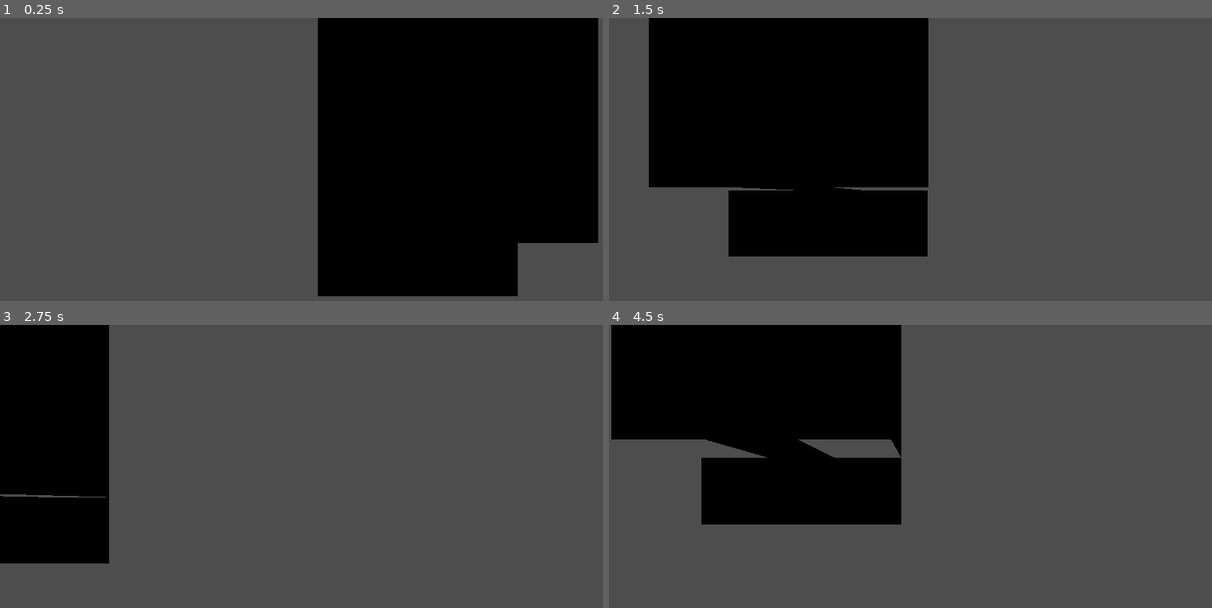
Above: before the commit, frames 1-4 (two rows, left to right).
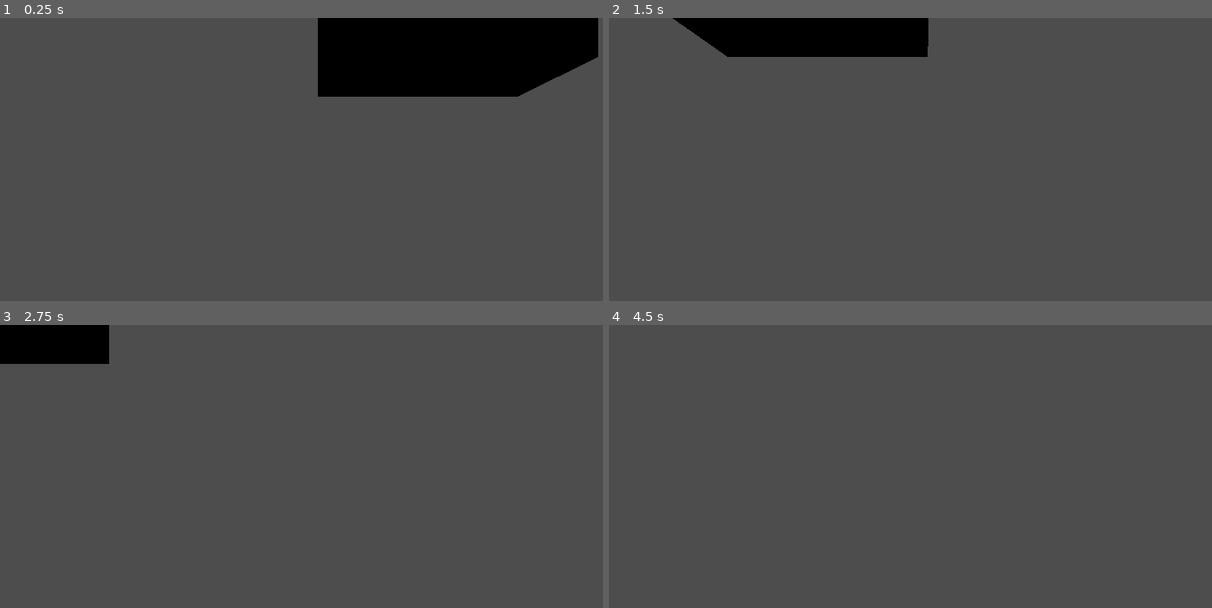
Above: after the commit, the same moments.

Repository: jpw1991/godot-test
Game: Godot game, scene res://root.tscn
The game is run twice, just before and just after one commit, with the same random seed, the same clock (stepped at 60 frames per second) and the same inputs.
Inputs (mouse positions are in pixels of both pictures, inside the frame that each line leads up to):
- Up to frame 1 (0.25 s): no input
- Up to frame 2 (1.5 s): tap Enter at 0.5 s; move the mouse to (1067, 179) at 0.52 s; hold D 0.53-1.25 s; tap Q at 0.6 s; click (1067, 179) at 0.67 s; drag from (801, 213) to (892, 267) at 1.27 s
- Up to frame 3 (2.75 s): tap Space at 2 s; move the mouse to (379, 424) at 2.02 s; hold D from 2.03 s (still down); tap Shift at 2.1 s
- Up to frame 4 (4.5 s): release D at 2.75 s; drag from (892, 574) to (735, 449) at 2.77 s; tap Enter at 3.5 s; move the mouse to (1115, 557) at 3.52 s; hold A 3.53-4.25 s; tap Q at 3.6 s; drag from (735, 449) to (832, 415) at 4.27 s

The runs differ from the first frame. In frame 1, 31% of the frame differs, in the area x 52-100%, y 13-99%; in frame 2, 30%; in frame 3, 13%; in frame 4, 28%.

Commit message:
progress

Diff:
--- a/root.gd
+++ b/root.gd
@@ -61,7 +61,7 @@
 	for y in range(tiles_2d.size()):
 		for x in range(tiles_2d[y].size()):
 			var tile = tiles_2d[y][x]
-			var position = Vector3(tile.x, tile.height(), tile.y)
+			var position = Vector3(tile.x, tile.height(), -tile.y)
 
 			var flat_verts = [position + BOTTOM_LEFT, position + BOTTOM_RIGHT,
 				position + TOP_RIGHT, position + TOP_LEFT]
